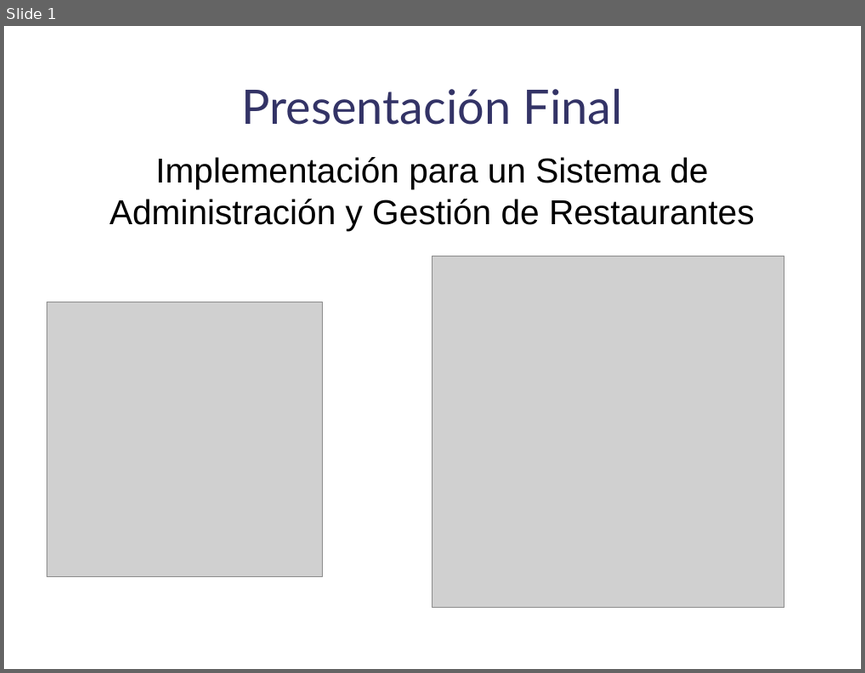
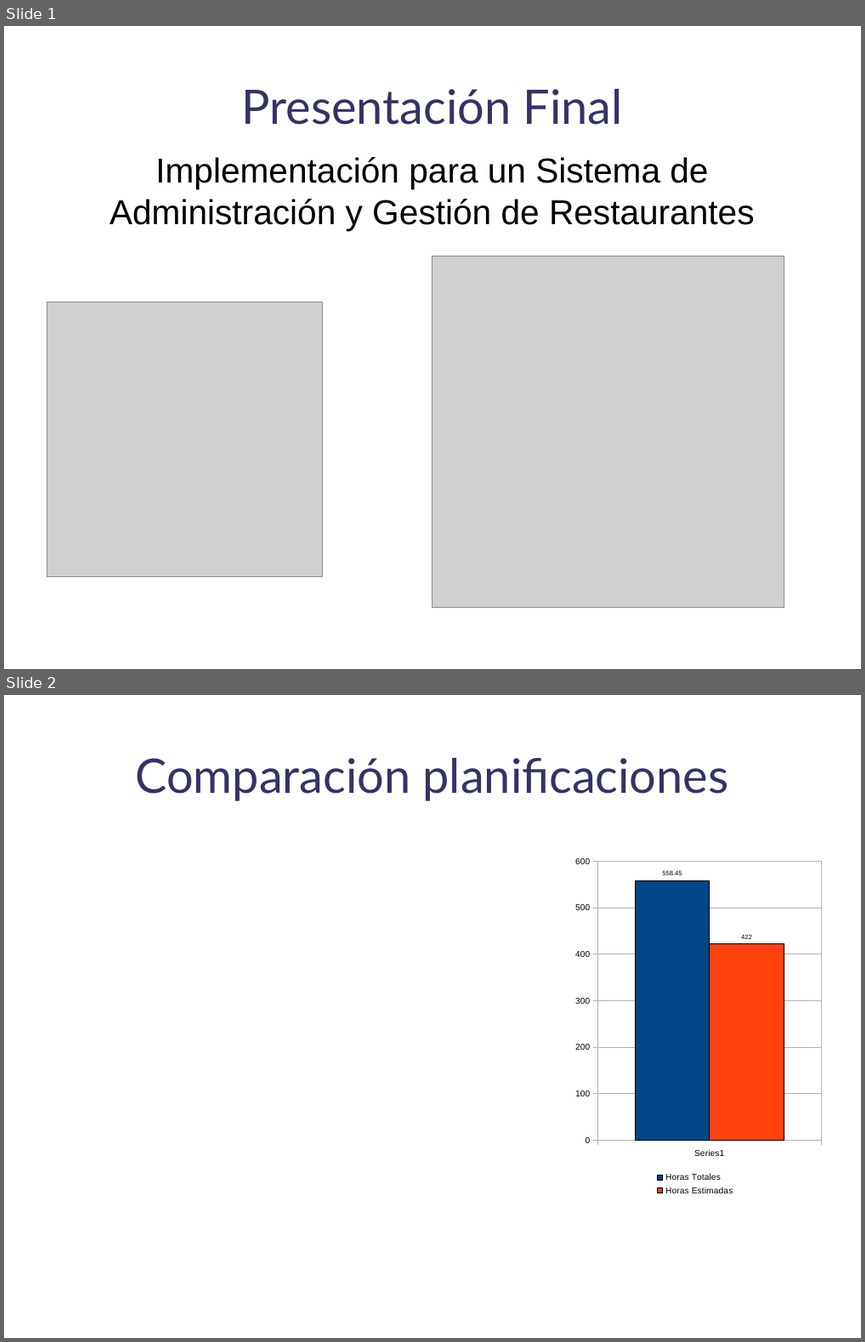
Before and after one commit to danoco78/touchteam, a slide deck: 3_iteracion/Planificacion/Presentacion Final.odp. Shown one above the other, each under a label of ours: slide 1 before the commit, slides 1 and 2 after it. The pictures are 865x673 and 865x1342 pixels, drawn with LibreOffice and Linux fonts; fonts in the diff are those of the drawing; grey boxes stand for pictures; background and template pictures are left out. Boxes give left, top, right and bottom in pixels: in the first picture for what was removed or moved away, otherwise in the second. Text is boxed around its words. In the diff, an @@ line names an element or a change of style, - is before the commit and + after.

```diff
--- a/3_iteracion/Planificacion/Presentacion Final.odp
+++ b/3_iteracion/Planificacion/Presentacion Final.odp
@@ slide 2 added at (4, 695, 861, 1338), background picture (left out) @@
@@ title added at (135, 758, 729, 801), 44 pt, text #333366 @@
+Comparación planificaciones
@@ column chart added at (570, 848, 830, 1261) @@
+categories: 
+Horas Totales: 558.45
+Horas Estimadas: 422
```
Also in this commit, not shown: 2 slides changed, 1 other slide added, 1 slide removed, 1 other file.
